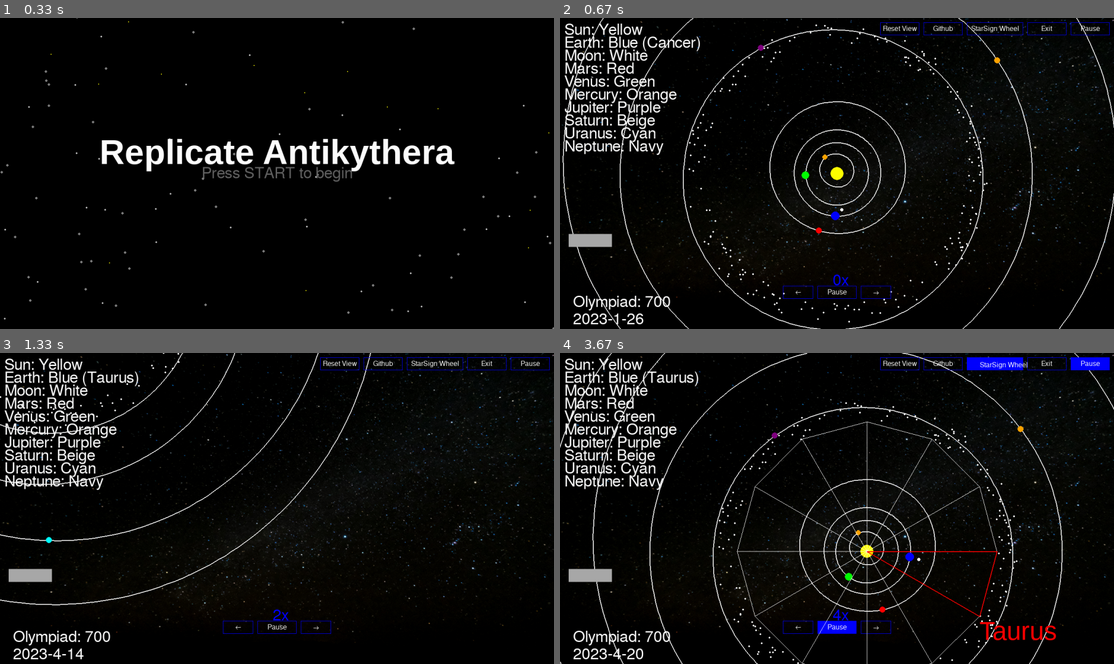
Above: before the commit, frames 1-4 (two rows, left to right).
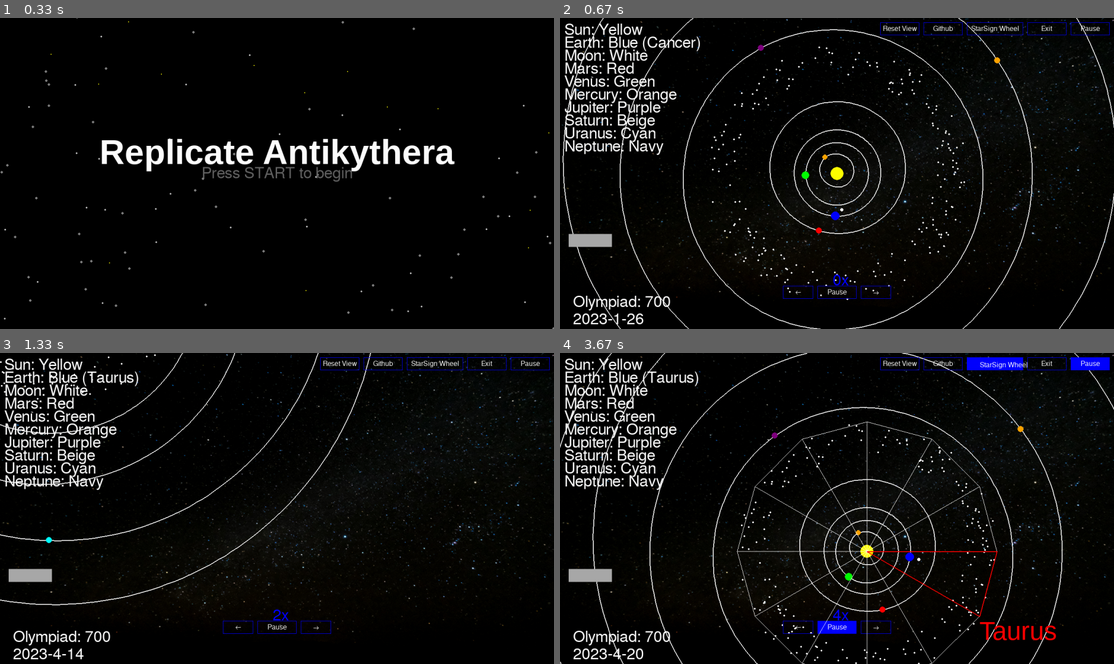
Above: after the commit, the same moments.

Repository: LBassett21/ReplicateAntikythera
Game: pygame game, started from ReplicateAntikythera/ReplicateAntikythera.py
The game is run twice, just before and just after one commit, with the same random seed, the same clock (stepped at 60 frames per second) and the same inputs.
Inputs (mouse positions are in pixels of both pictures, inside the frame that each line leads up to):
- Up to frame 1 (0.33 s): no input
- Up to frame 2 (0.67 s): press the mouse at (837, 173) at 0.37 s; move the mouse to (748, 148) at 0.47 s; release the mouse at (665, 126) at 0.6 s
- Up to frame 3 (1.33 s): press the mouse at (315, 626) at 0.7 s; move the mouse to (193, 570) at 0.8 s; release the mouse at (72, 514) at 0.93 s; press the mouse at (315, 626) at 1.03 s; move the mouse to (326, 567) at 1.13 s; release the mouse at (337, 508) at 1.27 s
- Up to frame 4 (3.67 s): press the mouse at (837, 626) at 1.37 s; move the mouse to (742, 511) at 1.47 s; release the mouse at (654, 393) at 1.6 s; press the mouse at (992, 362) at 1.7 s; move the mouse to (875, 377) at 1.8 s; release the mouse at (759, 393) at 1.93 s; press the mouse at (875, 626) at 2.03 s; move the mouse to (831, 626) at 2.13 s; release the mouse at (792, 623) at 2.27 s; press the mouse at (875, 626) at 2.37 s; move the mouse to (792, 626) at 2.47 s; release the mouse at (704, 626) at 2.6 s; press the mouse at (992, 362) at 2.7 s; move the mouse to (942, 390) at 2.8 s; release the mouse at (886, 421) at 2.93 s; press the mouse at (992, 362) at 3.03 s; move the mouse to (964, 396) at 3.13 s; release the mouse at (931, 427) at 3.27 s; press the mouse at (897, 362) at 3.37 s; move the mouse to (914, 384) at 3.47 s; release the mouse at (931, 405) at 3.6 s

Frame 1 is identical in both runs. In frame 2, 0.9% of the frame differs, in the area x 23-78%, y 1-99%; in frame 3, 0.1%; in frame 4, 0.8%.

Commit message:
Added min and max zoom, removed old code

Diff:
--- a/ReplicateAntikythera/GUI.py
+++ b/ReplicateAntikythera/GUI.py
@@ -74,17 +74,11 @@
 # Initialize Pygame
 pygame.init()
 
-
-
-
 import datetime
 current_time = datetime.datetime.now()
 formatted_time = current_time.strftime('%H:%M:%S')
 print(formatted_time)
 current_time = pygame.display.set_mode((0,0),pygame.RESIZABLE)
-
-
-
 
 # Set up the display
 width, height = pygame.display.Info().current_w, pygame.display.Info().current_h #size of the display.
@@ -261,10 +255,10 @@
 
 # Define asteroid belt properties
 asteroid_radius = 2
-asteroid_distance_min = 300
-asteroid_distance_max = 350
-asteroid_speed_min = -0.03
-asteroid_speed_max = 0.03
+asteroid_distance_min = 225
+asteroid_distance_max = 300
+asteroid_speed_min = -1
+asteroid_speed_max = 1
 asteroid_count = 200
 asteroids = []
 
@@ -285,6 +279,9 @@
 
 # Define initial constants
 zoom_scale = 1.0
+max_zoom_scale = 3
+min_zoom_scale = 0.5
+
 offset_x = 0
 offset_y = 0
 
@@ -405,11 +402,17 @@
             if dragging:
                 dragging = False
         elif event.type == pygame.MOUSEBUTTONDOWN and event.button == 4 and not show_start_window:
-            zoom_scale *= 1.05
+            if zoom_scale >= max_zoom_scale:
+                zoom_scale = max_zoom_scale
+            else:
+                zoom_scale *= 1.05
             offset_x = zoom_center_x - scaled_mouse_x / zoom_scale
             offset_y = zoom_center_y - scaled_mouse_y / zoom_scale
         elif event.type == pygame.MOUSEBUTTONDOWN and event.button == 5 and not show_start_window:
-            zoom_scale /= 1.05
+            if zoom_scale <= min_zoom_scale:
+                zoom_scale = min_zoom_scale
+            else:
+                zoom_scale /= 1.05
             offset_x = zoom_center_x - scaled_mouse_x / zoom_scale
             offset_y = zoom_center_y - scaled_mouse_y / zoom_scale
 
@@ -419,29 +422,6 @@
             time_scale = 4 - (3/5 * time)
         else:
             time_scale = -4 - (3/5 * time)
-
-        """
-        if time != 0:
-            earth_speed = -0.02 * time
-            mars_speed = -0.01 * time
-            venus_speed = -0.03 * time
-            mercury_speed = -.04 * time
-            jupiter_speed = -.008 * time
-            saturn_speed = -0.005 * time
-            uranus_speed = -0.003 * time
-            neptune_speed = -0.001 * time
-            moon_speed = -0.1 * time
-        elif time == 0:
-            earth_speed = -0.02
-            mars_speed = -0.01
-            venus_speed = -0.03
-            mercury_speed = -.04
-            jupiter_speed = -.008
-            saturn_speed = -0.005
-            uranus_speed = -0.003
-            neptune_speed = -0.001
-            moon_speed = -0.1
-        """
 
         clock = pygame.time.Clock()
 
@@ -560,47 +540,6 @@
     earth_y = planets["Earth"].getPos(sim_time)[1] + scaled_sun_pos[1]
     earth_angle = planets["Earth"].orbit.tToF(sim_time) + planets["Earth"].orbit.La + planets["Earth"].orbit.w
 
-    #if not paused:
-    # Update planet positions
-
-    """
-    earth_x = scaled_sun_pos[0] + math.cos(earth_angle) * earth_distance // zoom_scale
-    earth_y = scaled_sun_pos[1] + math.sin(earth_angle) * earth_distance // zoom_scale
-    earth_angle += earth_speed
-
-    moon_x = earth_x + math.cos(moon_angle) * moon_distance // zoom_scale
-    moon_y = earth_y + math.sin(moon_angle) * moon_distance // zoom_scale
-    moon_angle += moon_speed
-
-    mars_x = scaled_sun_pos[0] + math.cos(mars_angle) * mars_distance // zoom_scale
-    mars_y = scaled_sun_pos[1] + math.sin(mars_angle) * mars_distance // zoom_scale
-    mars_angle += mars_speed
-
-    venus_x = scaled_sun_pos[0] + math.cos(venus_angle) * venus_distance // zoom_scale
-    venus_y = scaled_sun_pos[1] + math.sin(venus_angle) * venus_distance // zoom_scale
-    venus_angle += venus_speed
-
-    mercury_x = scaled_sun_pos[0] + math.cos(mercury_angle) * mercury_distance // zoom_scale
-    mercury_y = scaled_sun_pos[1] + math.sin(mercury_angle) * mercury_distance // zoom_scale
-    mercury_angle += mercury_speed
-
-    jupiter_x = scaled_sun_pos[0] + math.cos(jupiter_angle) * jupiter_distance // zoom_scale
-    jupiter_y = scaled_sun_pos[1] + math.sin(jupiter_angle) * jupiter_distance // zoom_scale
-    jupiter_angle += jupiter_speed
-
-    saturn_x = scaled_sun_pos[0] + math.cos(saturn_angle) * saturn_distance // zoom_scale
-    saturn_y = scaled_sun_pos[1] + math.sin(saturn_angle) * saturn_distance // zoom_scale
-    saturn_angle += saturn_speed
-
-    uranus_x = scaled_sun_pos[0] + math.cos(uranus_angle) * uranus_distance // zoom_scale
-    uranus_y = scaled_sun_pos[1] + math.sin(uranus_angle) * uranus_distance // zoom_scale
-    uranus_angle += uranus_speed
-
-    neptune_x = scaled_sun_pos[0] + math.cos(neptune_angle) * neptune_distance // zoom_scale
-    neptune_y = scaled_sun_pos[1] + math.sin(neptune_angle) * neptune_distance // zoom_scale
-    neptune_angle += neptune_speed
-    """
-
     # Clear the line positions
     zodiac_line_points.clear()
 
@@ -615,9 +554,6 @@
 
     # Draw the sun
     pygame.draw.circle(scaled_screen, YELLOW, (int(scaled_sun_pos[0]),int(scaled_sun_pos[1])), int(sun_radius))
-
-    #Draw the moon
-    #pygame.draw.circle(scaled_screen, WHITE, (int(moon_x), int (moon_y)),int(moon_radius//zoom_scale))
 
     # Draw the planets
     drawOrbit(planets["Mercury"], scaled_screen)
@@ -638,17 +574,6 @@
     drawSatellite(planets["Uranus"], sim_time, CYAN, mars_radius, scaled_screen)
     drawOrbit(planets["Neptune"], scaled_screen)
     drawSatellite(planets["Neptune"], sim_time, NAVY, neptune_radius, scaled_screen)
-
-    """
-    pygame.draw.circle(scaled_screen, BLUE, (int(earth_x), int(earth_y)), int(earth_radius//zoom_scale))
-    pygame.draw.circle(scaled_screen, RED, (int(mars_x), int(mars_y)), int(mars_radius//zoom_scale))
-    pygame.draw.circle(scaled_screen, GREEN, (int(venus_x), int(venus_y)), int(venus_radius//zoom_scale))
-    pygame.draw.circle(scaled_screen, ORANGE, (int(mercury_x), int(mercury_y)),int(mercury_radius//zoom_scale))
-    pygame.draw.circle(scaled_screen, PURPLE, (int(jupiter_x), int(jupiter_y)),int(jupiter_radius//zoom_scale))
-    pygame.draw.circle(scaled_screen, BEIGE, (int(saturn_x), int(saturn_y)),int(saturn_radius//zoom_scale))
-    pygame.draw.circle(scaled_screen, CYAN, (int(uranus_x), int(uranus_y)),int(uranus_radius//zoom_scale))
-    pygame.draw.circle(scaled_screen, NAVY, (int(neptune_x), int(neptune_y)),int(neptune_radius//zoom_scale))
-    """
 
     for asteroid in asteroids:
         asteroid_distance, asteroid_speed, asteroid_angle = asteroid
@@ -797,55 +722,10 @@
             )
             pygame.draw.polygon(screen, WHITE, triangle, 1)
 
-            """
-        triangle0 = ((int(scaled_sun_pos[0]), int(scaled_sun_pos[1])), (zodiac_line_points[0]), (zodiac_line_points[1]))
-        pygame.draw.polygon(screen, WHITE, triangle0, 1)
-        triangle1 = ((int(scaled_sun_pos[0]), int(scaled_sun_pos[1])), (zodiac_line_points[1]), (zodiac_line_points[2]))
-        pygame.draw.polygon(screen, WHITE, triangle1, 1)
-        triangle2 = ((int(scaled_sun_pos[0]), int(scaled_sun_pos[1])), (zodiac_line_points[2]), (zodiac_line_points[3]))
-        pygame.draw.polygon(screen, WHITE, triangle2, 1)
-        triangle3 = ((int(scaled_sun_pos[0]), int(scaled_sun_pos[1])), (zodiac_line_points[3]), (zodiac_line_points[4]))
-        pygame.draw.polygon(screen, WHITE, triangle3, 1)
-        triangle4 = ((int(scaled_sun_pos[0]), int(scaled_sun_pos[1])), (zodiac_line_points[4]), (zodiac_line_points[5]))
-        pygame.draw.polygon(screen, WHITE, triangle4, 1)
-        triangle5 = ((int(scaled_sun_pos[0]), int(scaled_sun_pos[1])), (zodiac_line_points[5]), (zodiac_line_points[6]))
-        pygame.draw.polygon(screen, WHITE, triangle5, 1)
-        triangle6 = ((int(scaled_sun_pos[0]), int(scaled_sun_pos[1])), (zodiac_line_points[6]), (zodiac_line_points[7]))
-        pygame.draw.polygon(screen, WHITE, triangle6, 1)
-        triangle7 = ((int(scaled_sun_pos[0]), int(scaled_sun_pos[1])), (zodiac_line_points[7]), (zodiac_line_points[8]))
-        pygame.draw.polygon(screen, WHITE, triangle7, 1)
-        triangle8 = ((int(scaled_sun_pos[0]), int(scaled_sun_pos[1])), (zodiac_line_points[8]), (zodiac_line_points[9]))
-        pygame.draw.polygon(screen, WHITE, triangle8, 1)
-        triangle9 = ((int(scaled_sun_pos[0]), int(scaled_sun_pos[1])), (zodiac_line_points[9]), (zodiac_line_points[10]))
-        pygame.draw.polygon(screen, WHITE, triangle9, 1)
-        triangle10 = ((int(scaled_sun_pos[0]), int(scaled_sun_pos[1])), (zodiac_line_points[10]), (zodiac_line_points[11]))
-        pygame.draw.polygon(screen, WHITE, triangle10, 1)
-        triangle11 = ((int(scaled_sun_pos[0]), int(scaled_sun_pos[1])), (zodiac_line_points[11]), (zodiac_line_points[0]))
-        pygame.draw.polygon(screen, WHITE, triangle11, 1)
-        """
-
-
         special_font = pygame.font.SysFont("Arial", 60)
         text1_surface = special_font.render(f"{current_sign}", True, RED)
 
-
-       # screen.blit(text1_surface, (width // 2 - 100, height // 2 ))
         screen.blit(text1_surface, ((zodiac_line_points[current_sign_index][0] / zoom_scale, zodiac_line_points[current_sign_index][1] / zoom_scale)))
-
-        """
-        if current_sign_index > 0:
-            triangle = (
-                (scaled_sun_pos[0] / zoom_scale, scaled_sun_pos[1] / zoom_scale),
-                (zodiac_line_points[current_sign_index][0] / zoom_scale, zodiac_line_points[current_sign_index][1] / zoom_scale),
-                (zodiac_line_points[current_sign_index - 1][0] / zoom_scale, zodiac_line_points[current_sign_index - 1][1] / zoom_scale),
-            )
-            #triangle = ((int(scaled_sun_pos[0]), int(scaled_sun_pos[1])), (zodiac_line_points[current_sign_index]), (zodiac_line_points[current_sign_index - 1]))
-            pygame.draw.polygon(screen, RED, triangle, 2)
-            #pygame.draw.line(screen, TRANSPARENTBLUE, ( (int(scaled_sun_pos[0]), int(scaled_sun_pos[1])), (zodiac_line_points[current_sign_index])))
-        else:
-            triangle = ((int(scaled_sun_pos[0]), int(scaled_sun_pos[1])), (zodiac_line_points[current_sign_index]), (zodiac_line_points[current_sign_index - 1]))
-            pygame.draw.polygon(screen, RED, triangle, 2)
-            """
 
         triangle = (
             (scaled_sun_pos[0] / zoom_scale, scaled_sun_pos[1] / zoom_scale),
